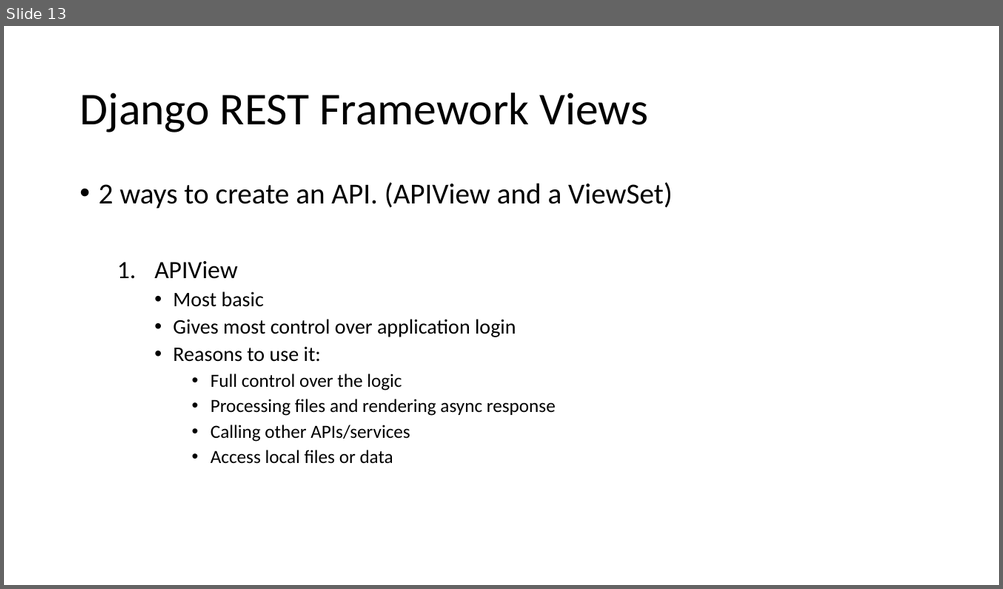
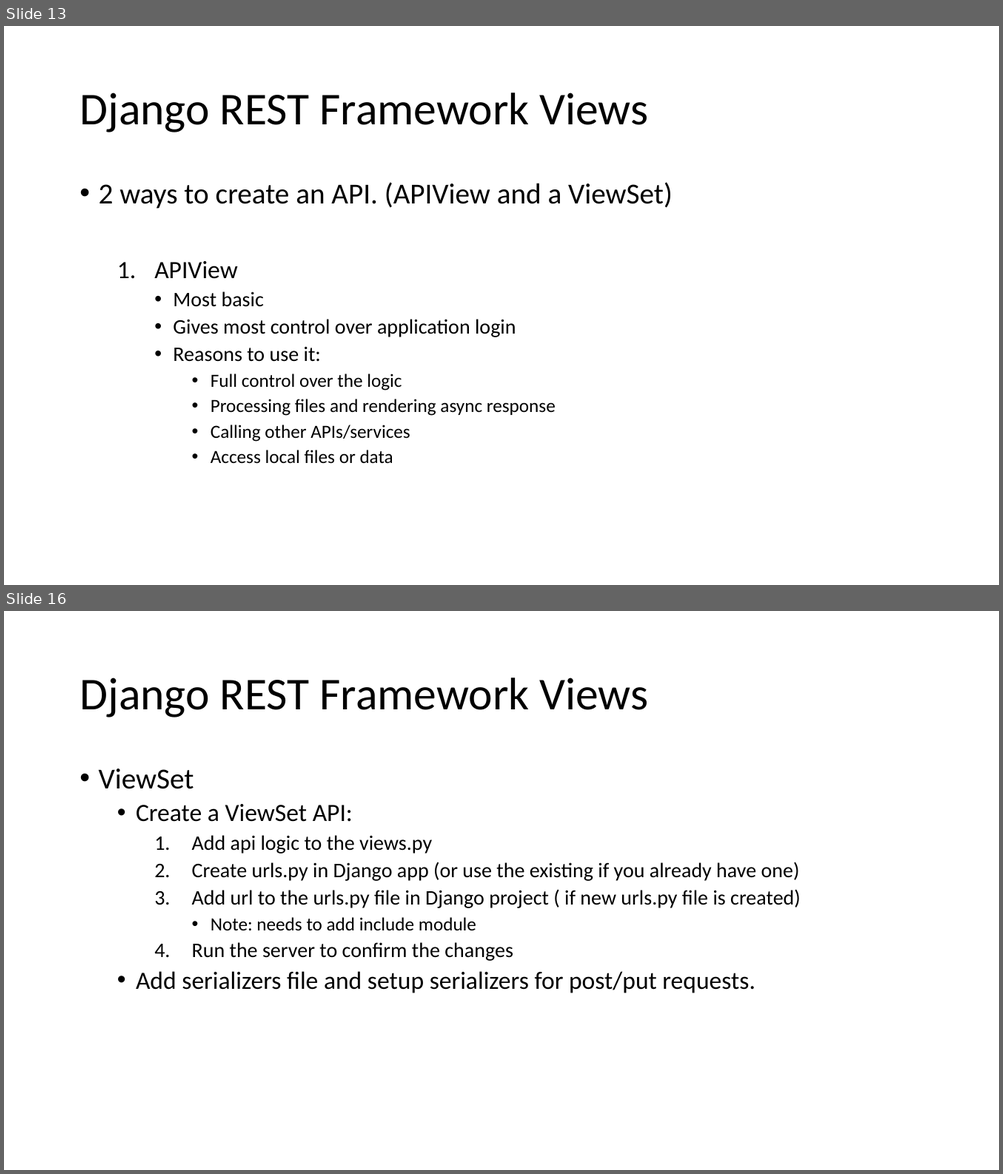
Before and after one commit to Smit24-git/profiles-rest-api, a slide deck: setup.pptx. Shown one above the other, each under a label of ours: slide 13 before the commit, slides 13 and 16 after it; the slides between them are not shown. The pictures are 1003x589 and 1003x1174 pixels, drawn with LibreOffice and Linux fonts; fonts in the diff are those of the drawing. Boxes give left, top, right and bottom in pixels: in the first picture for what was removed or moved away, otherwise in the second. Text is boxed around its words. In the diff, an @@ line names an element or a change of style, - is before the commit and + after.

Commit message:
added hello viewset api

```diff
--- a/setup.pptx
+++ b/setup.pptx
@@ slide 16 added at (x1=4, y1=611, x2=999, y2=1170), background #FFFFFF @@
@@ title added at (x1=79, y1=678, x2=648, y2=718), 44 pt, text #000000 @@
+Django REST Framework Views
@@ text added at (x1=99, y1=769, x2=800, y2=994), 20 pt, text #000000 @@
+• ViewSet
+  • Create a ViewSet API:
+    1. Add api logic to the views.py
+    2. Create urls.py in Django app (or use the existing if you already have one)
+    3. Add url to the urls.py file in Django project ( if new urls.py file is created)
+      • Note: needs to add include module
+    4. Run the server to confirm the changes
+  • Add serializers file and setup serializers for post/put requests.
```
Also in this commit, not shown: 1 slide changed, 2 other slides added, 2 other files.
